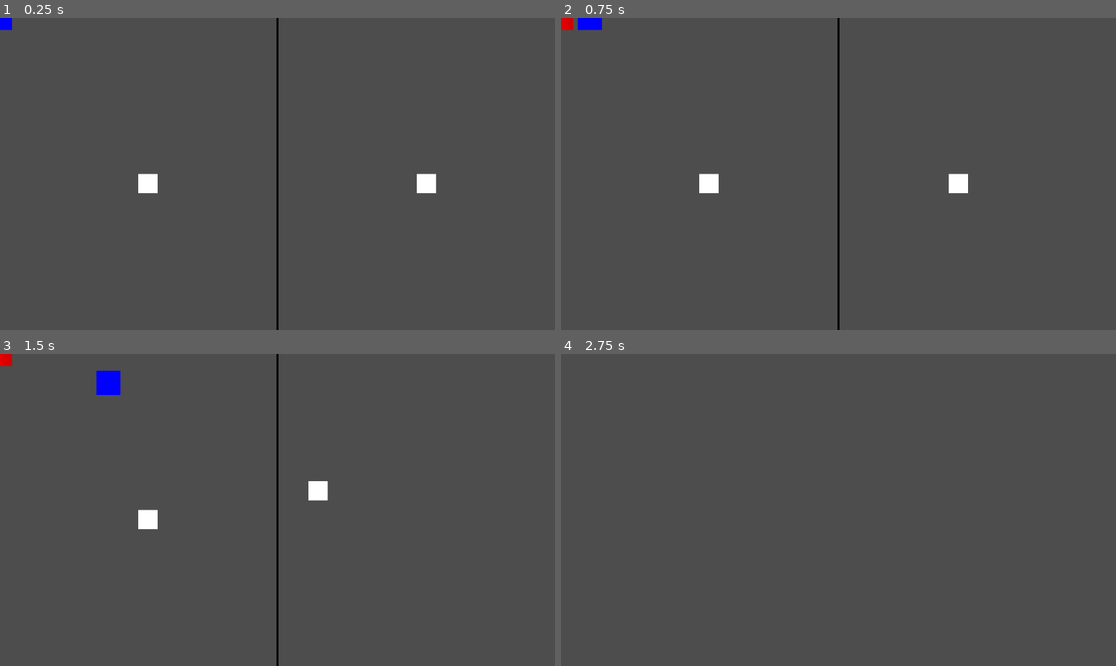
Above: before the commit, frames 1-4 (two rows, left to right).
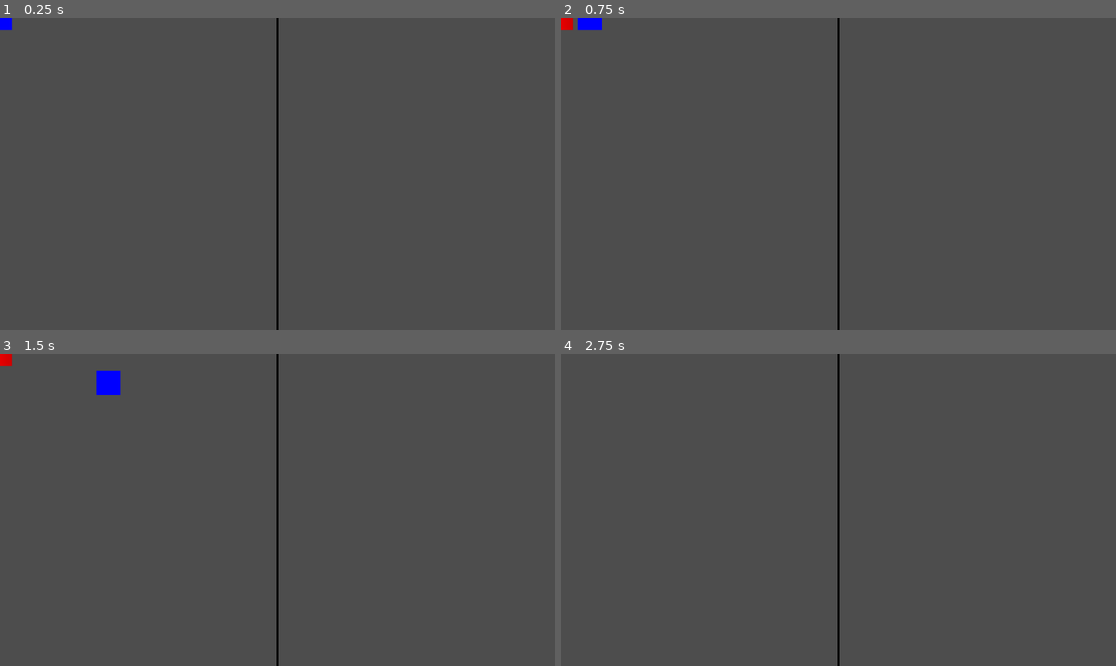
Above: after the commit, the same moments.

Repository: real-chicken-master/GDD112TempName
Game: Godot game, scene res://lobby/main_lobby.tscn
Same seed, same stepped clock (60 frames per second), same inputs: the game is played once before the commit and once after it.
Inputs:
- Up to frame 1 (0.25 s): no input
- Up to frame 2 (0.75 s): tap Enter at 0.5 s; hold Right from 0.53 s (still down)
- Up to frame 3 (1.5 s): release Right at 1.28 s; hold Down from 1.28 s (still down)
- Up to frame 4 (2.75 s): release Down at 2.03 s; hold Right from 2.03 s (still down)

The runs differ from the first frame. In frame 1, 0.4% of the frame differs, in the area x 24-79%, y 49-57%; in frame 2, 0.4%; in frame 3, 0.4%; in frame 4, 0.4%.

Commit message:
got splitscreen working but cameras not following

Diff:
--- a/UI/splitscreen.tscn
+++ b/UI/splitscreen.tscn
@@ -3,10 +3,10 @@
 [sub_resource type="GDScript" id="GDScript_3ulip"]
 script/source = "extends SubViewport
 
-
+@onready var player1 = get_tree().get_first_node_in_group(\"player1\")
 # Called when the node enters the scene tree for the first time.
 func _ready():
-	get_tree().get_first_node_in_group(\"player1\").set_remote_transform($Camera2D)
+	player1.set_remote_transform($Camera2D)
 
 
 
@@ -15,10 +15,10 @@
 [sub_resource type="GDScript" id="GDScript_eexgl"]
 script/source = "extends SubViewport
 
-
+@onready var player2 = get_tree().get_first_node_in_group(\"player2\")
 # Called when the node enters the scene tree for the first time.
 func _ready():
-	get_tree().get_first_node_in_group(\"player2\").set_remote_transform($Camera2D)
+	player2.set_remote_transform($Camera2D)
 
 
 
@@ -52,11 +52,8 @@
 render_target_update_mode = 4
 script = SubResource("GDScript_3ulip")
 
-[node name="ColorRect" type="ColorRect" parent="HBoxContainer/SubViewportContainer/SubViewport"]
-offset_right = 40.0
-offset_bottom = 40.0
-
 [node name="Camera2D" type="Camera2D" parent="HBoxContainer/SubViewportContainer/SubViewport"]
+position_smoothing_enabled = true
 
 [node name="SubViewportContainer2" type="SubViewportContainer" parent="HBoxContainer"]
 layout_mode = 2
@@ -69,9 +66,6 @@
 render_target_update_mode = 4
 script = SubResource("GDScript_eexgl")
 
-[node name="ColorRect" type="ColorRect" parent="HBoxContainer/SubViewportContainer2/SubViewport"]
-offset_right = 40.0
-offset_bottom = 40.0
-
 [node name="Camera2D" type="Camera2D" parent="HBoxContainer/SubViewportContainer2/SubViewport"]
 position = Vector2(578, 0)
+position_smoothing_enabled = true
--- a/lobby/main_lobby.tscn
+++ b/lobby/main_lobby.tscn
@@ -8,8 +8,6 @@
 [ext_resource type="PackedScene" uid="uid://djvanbdp8c7no" path="res://players/player 2/player2.tscn" id="5_3henv"]
 
 [node name="Main Lobby" type="Node2D"]
-
-[node name="game" parent="." instance=ExtResource("1_12er0")]
 
 [node name="Minigame Start" type="Node2D" parent="."]
 
@@ -27,3 +25,5 @@
 [node name="player1" parent="players" instance=ExtResource("4_y57fi")]
 
 [node name="player2" parent="players" instance=ExtResource("5_3henv")]
+
+[node name="splitscreen" parent="." instance=ExtResource("1_12er0")]
--- a/players/player 2/player2.gd
+++ b/players/player 2/player2.gd
@@ -39,4 +39,4 @@
 				down = false
 
 func set_remote_transform(path):
-	$RemoteTransform2D.remote_path = path.get_path()
+	$RemoteTransform2D.set_remote_node(path.get_path())
--- a/players/player1/player1.gd
+++ b/players/player1/player1.gd
@@ -42,4 +42,4 @@
 				down = false
 
 func set_remote_transform(path):
-	$RemoteTransform2D.remote_path = path.get_path()
+	$RemoteTransform2D.set_remote_node(path.get_path())
--- a/players/player1/player1.tscn
+++ b/players/player1/player1.tscn
@@ -26,4 +26,3 @@
 texture = SubResource("GradientTexture1D_uob3u")
 
 [node name="RemoteTransform2D" type="RemoteTransform2D" parent="."]
-remote_path = NodePath("../CollisionShape2D")
--- a/project.godot
+++ b/project.godot
@@ -15,6 +15,10 @@
 config/features=PackedStringArray("4.2", "Forward Plus")
 config/icon="res://icon.svg"
 
+[autoload]
+
+Splitscreen="*res://UI/splitscreen.tscn"
+
 [dotnet]
 
 project/assembly_name="groupProject"
